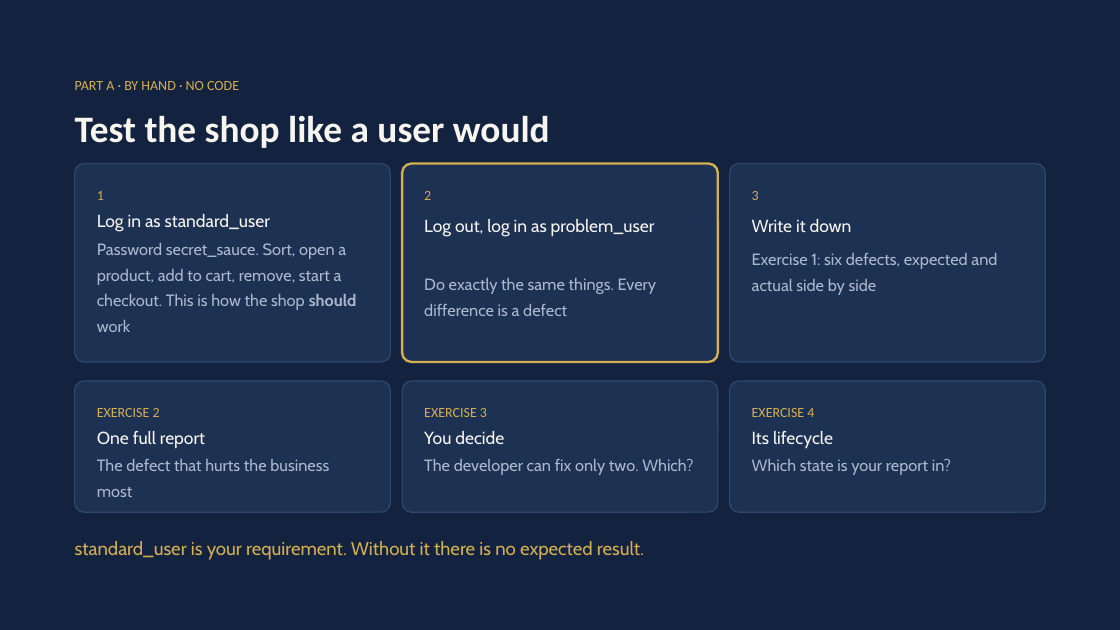
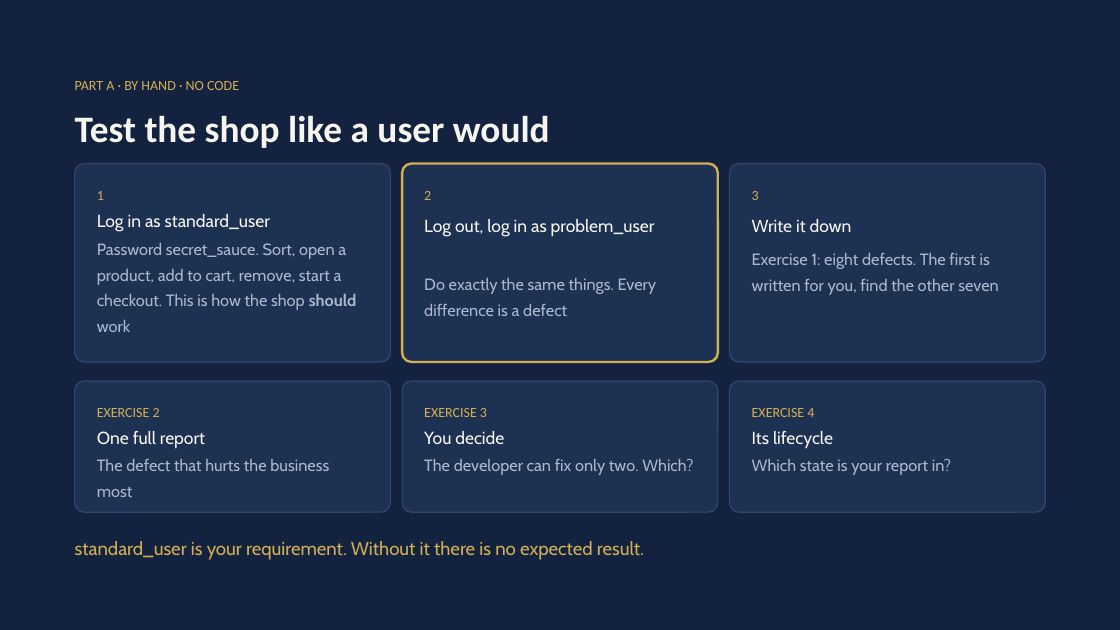
Before and after one commit to MohamedShehab280/software-testing, a slide deck: slide 18 of week-04/Week 4 - Locators and Assertions.pptx. Drawn at 1120x630 pixels with LibreOffice and Linux fonts; fonts in the diff are those of the drawing. Boxes give left, top, right and bottom in pixels: in the first picture for what was removed or moved away, otherwise in the second. Text is boxed around its words. In the diff, an @@ line names an element or a change of style, - is before the commit and + after.

Commit message:
Weeks 3-4 task: eight defects with the first as an example, Chrome opens in incognito
problem_user has eight defects, not six (checked against standard_user).
The sheet now gives the dog photo as an example row and asks for the
other seven, and is also in Word so students can fill it in.

Chrome shows a breached-password box after the saucedemo login that
swallows every click. LoginTest and the task open Chrome with --incognito.

```diff
--- a/week-04/Week 4 - Locators and Assertions.pptx
+++ b/week-04/Week 4 - Locators and Assertions.pptx
@@ text at box(752, 253, 998, 295): text changed @@
-Exercise 1: six defects, expected and actual side by side
+Exercise 1: eight defects. The first is written for you, find the other seven
```
Also in this commit, not shown: 1 other slide changed, 4 other files.
